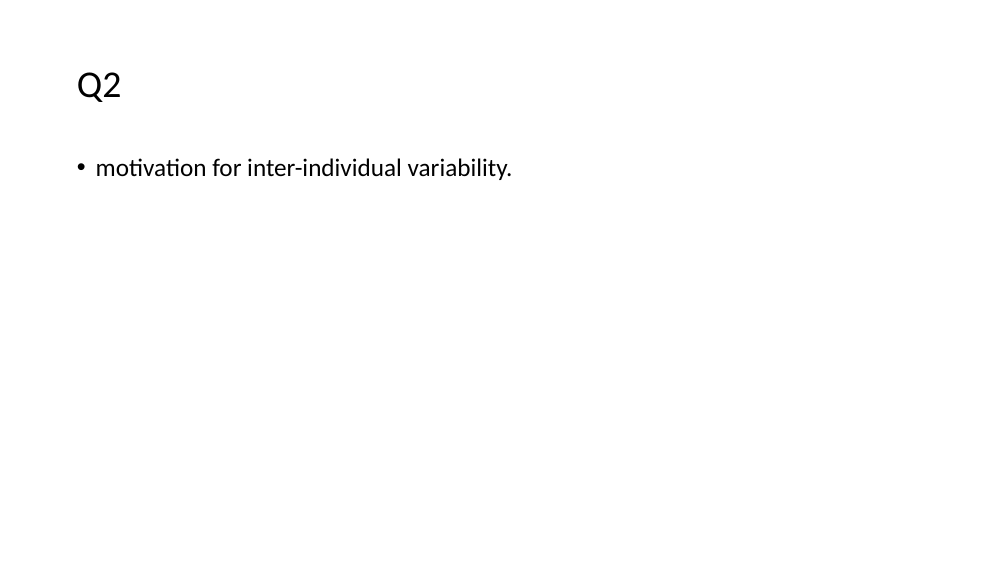
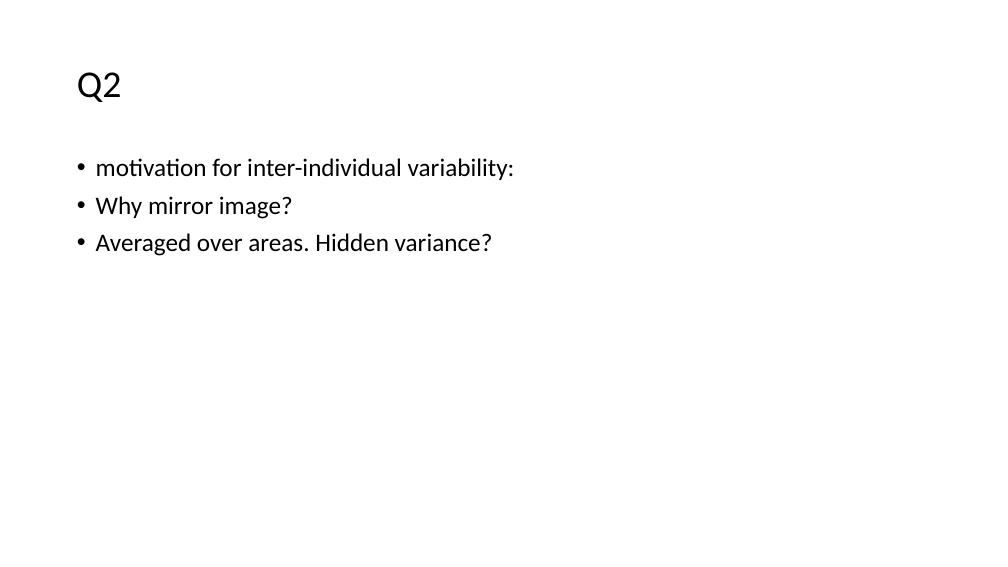
Before and after one commit to lanluo9/inter, a slide deck: slide 9 of code/Jin2020/200903_LL.pptx (slide 8 before the commit). Drawn at 1008x567 pixels with LibreOffice and Linux fonts; fonts in the diff are those of the drawing. Boxes give left, top, right and bottom in pixels: in the first picture for what was removed or moved away, otherwise in the second. Text is boxed around its words. In the diff, an @@ line names an element or a change of style, - is before the commit and + after.

```diff
--- a/code/Jin2020/200903_LL.pptx
+++ b/code/Jin2020/200903_LL.pptx
@@ text at (x1=96, y1=158, x2=515, y2=256): text changed @@
-• motivation for inter-individual variability.
+• motivation for inter-individual variability:
+• Why mirror image?
+• Averaged over areas. Hidden variance?
```
Also in this commit, not shown: 11 other slides changed, 3 slides added, 46 other files.
